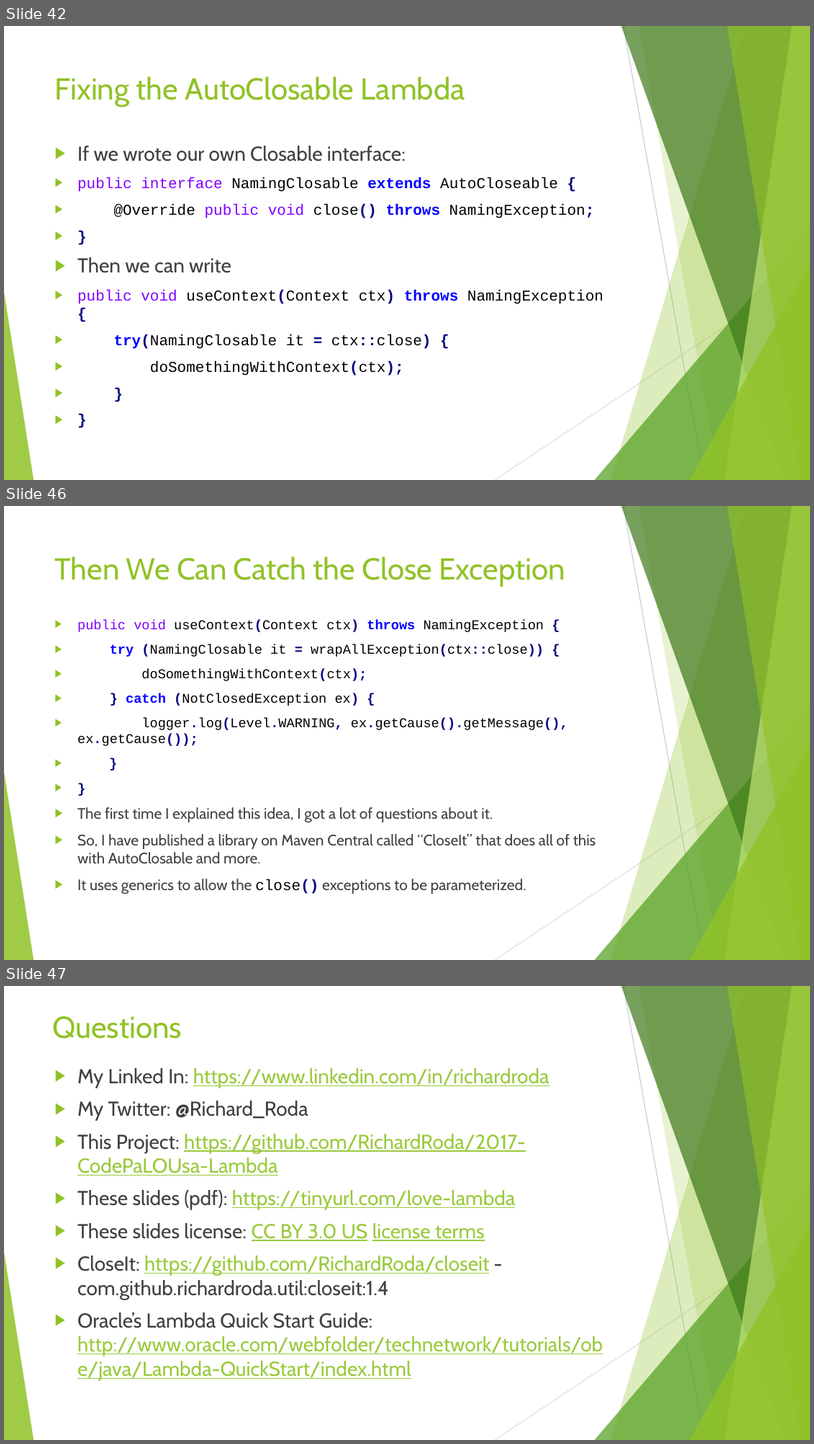
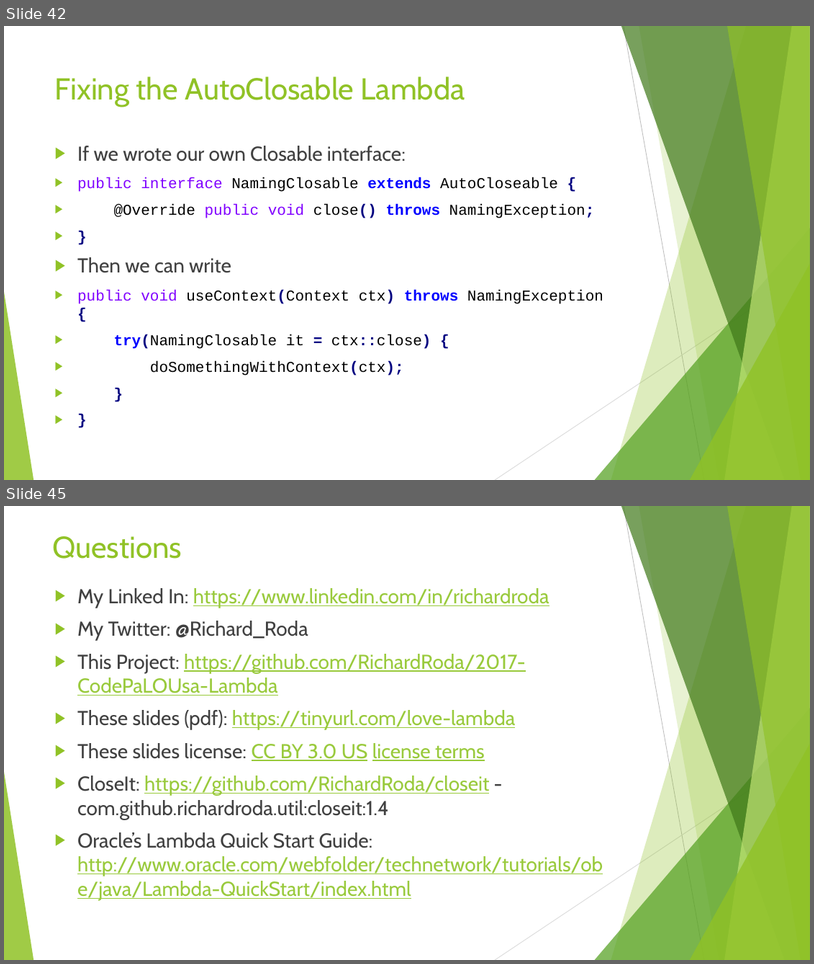
Before and after one commit to RichardRoda/2017-CodePaLOUsa-Lambda, a slide deck: Learning to Love the Lambda in the Stream.pptx. Shown one above the other, each under a label of ours: slides 42, 46 and 47 before the commit, slides 42 and 45 after it; the slides between them are not shown. The pictures are 814x1444 and 814x964 pixels, drawn with LibreOffice and Linux fonts; fonts in the diff are those of the drawing. Boxes give left, top, right and bottom in pixels: in the first picture for what was removed or moved away, otherwise in the second. Text is boxed around its words. In the diff, an @@ line names an element or a change of style, - is before the commit and + after.

Commit message:
Improve the section on AutoClosable.

```diff
--- a/Learning to Love the Lambda in the Stream.pptx
+++ b/Learning to Love the Lambda in the Stream.pptx
@@ slide 46 removed at <box>4,506,810,960</box>, background #FFFFFF; not listed: 10 template elements that a slide beside it also shows @@
@@ title removed at <box>55,556,566,587</box> @@
-Then We Can Catch the Close Exception
@@ text removed at <box>77,620,597,893</box> @@
-▶ public void useContext(Context ctx) throws NamingException {
-▶ try (NamingClosable it = wrapAllException(ctx::close)) {
-▶ doSomethingWithContext(ctx);
-▶ } catch (NotClosedException ex) {
-▶ logger.log(Level.WARNING, ex.getCause().getMessage(), ex.getCause());
-▶ }
-▶ }
-▶ The first time I explained this idea, I got a lot of questions about it.
-▶ So, I have published a library on Maven Central called “CloseIt” that does all of this with AutoClosable and more.
-▶ It uses generics to allow the close() exceptions to be parameterized.
@@ what was slide 47 is now slide 45 @@
```
Also in this commit, not shown: 1 slide changed, 2 slides added, 3 other slides removed, 1 other file.
